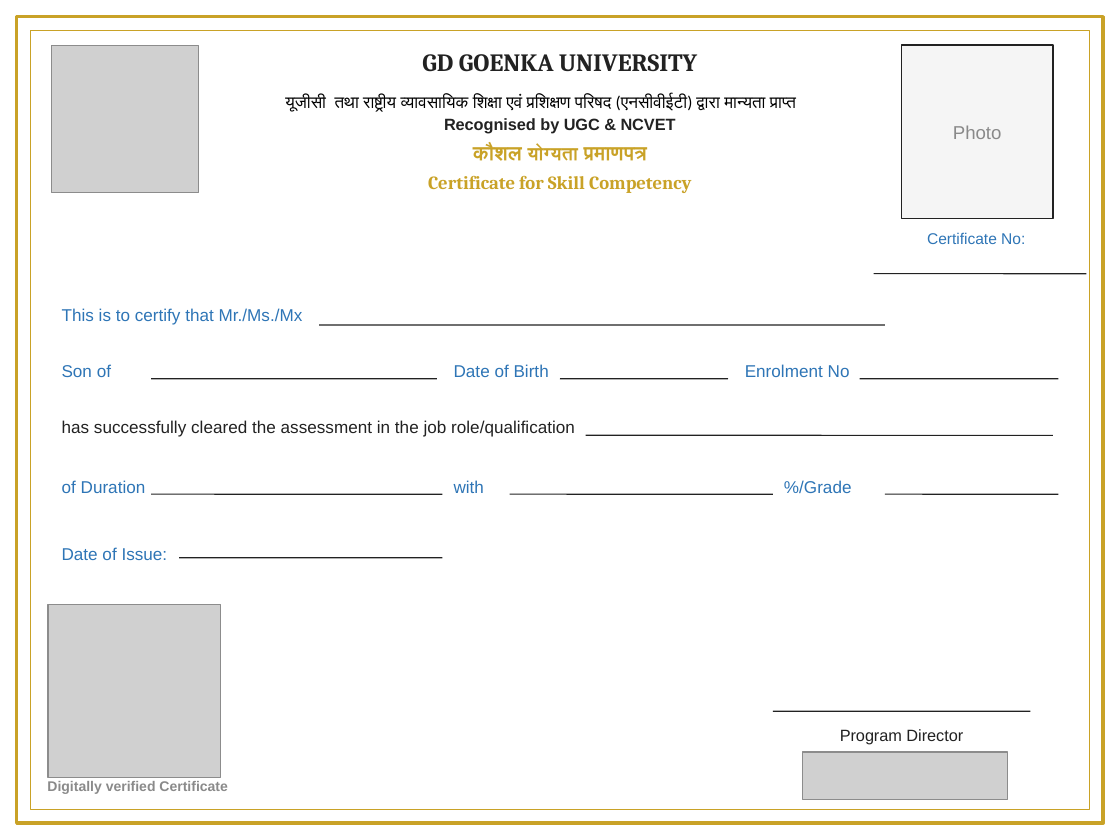
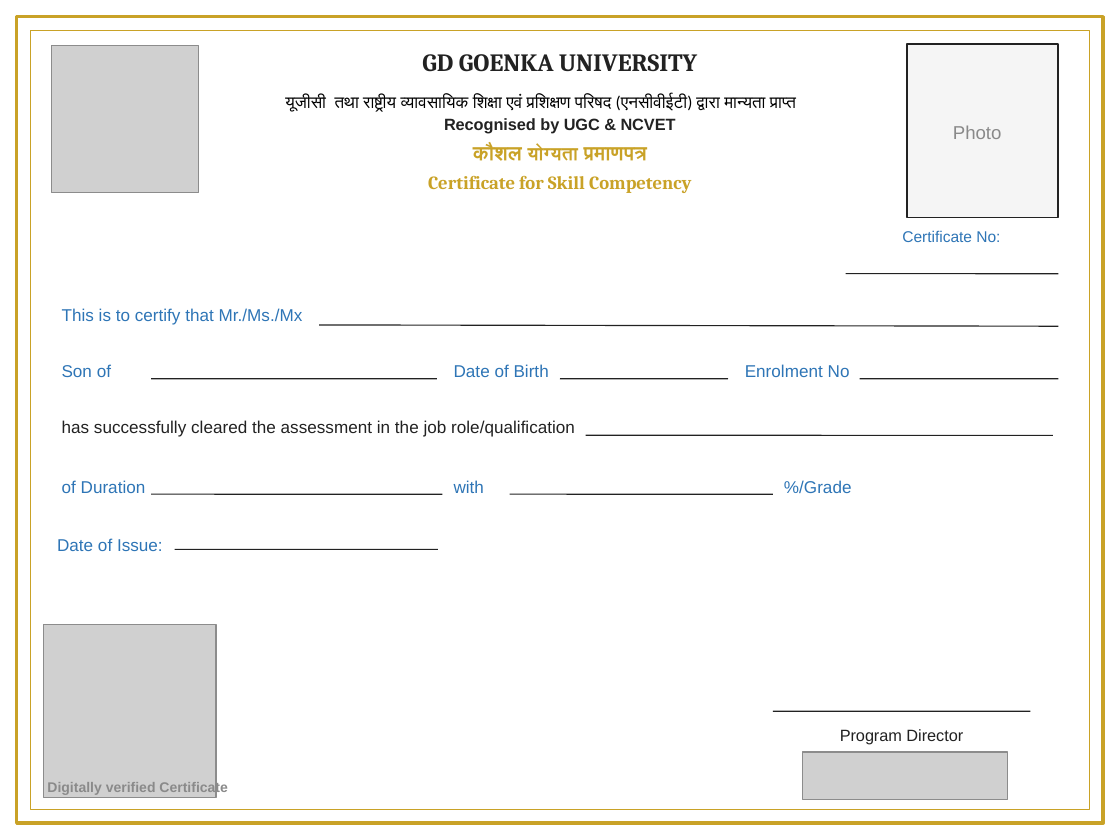
Before and after one commit to codexvirat/certificate_generator_ncvet, a slide deck: slide 1 of templates/samples/GD_Goenka_Certificate_Editable.pptx. Drawn at 1120x840 pixels with LibreOffice and Linux fonts; fonts in the diff are those of the drawing; grey boxes stand for pictures. Boxes give left, top, right and bottom in pixels: in the first picture for what was removed or moved away, otherwise in the second. Text is boxed around its words. In the diff, an @@ line names an element or a change of style, - is before the commit and + after.

```diff
--- a/templates/samples/GD_Goenka_Certificate_Editable.pptx
+++ b/templates/samples/GD_Goenka_Certificate_Editable.pptx
@@ rectangle: place and size @@
-rectangle at <box>902,45,1053,218</box>
+rectangle at <box>907,44,1058,217</box>
@@ text "Certificate No:": place and size @@
-text "Certificate No:" at <box>927,232,1025,244</box>
+text "Certificate No:" at <box>902,230,1000,242</box>
@@ line moved from (874, 273) - (1086, 273) to (846, 273) - (1058, 273) @@
@@ line moved from (319, 325) - (885, 325) to (319, 325) - (1058, 326) @@
@@ line removed from (885, 494) to (1058, 494) @@
@@ text "Date of Issue:": place and size @@
-text "Date of Issue:" at <box>62,547,168,560</box>
+text "Date of Issue:" at <box>57,538,163,551</box>
@@ line moved from (179, 558) - (442, 558) to (175, 549) - (438, 549) @@
@@ picture: place and size @@
-picture at <box>48,605,221,777</box>
+picture at <box>44,625,216,797</box>
```
Also in this commit, not shown: 40 other files.
